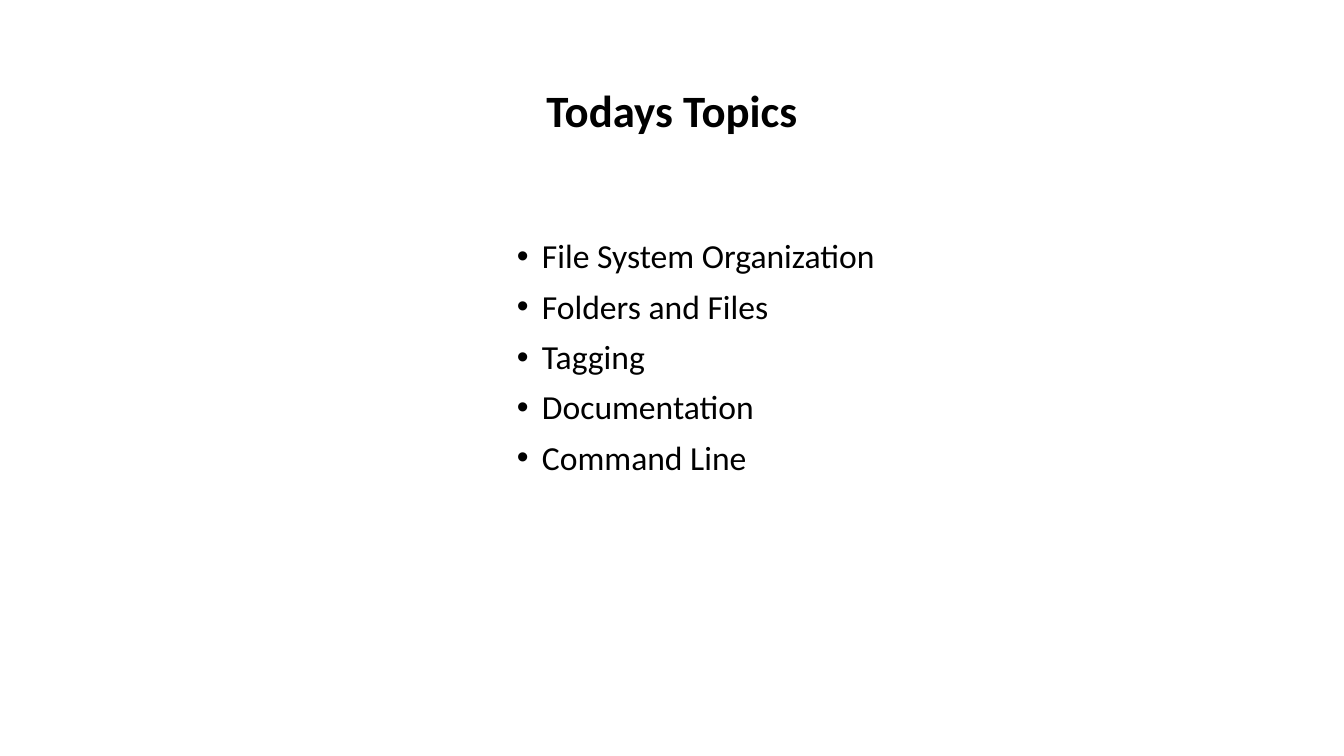
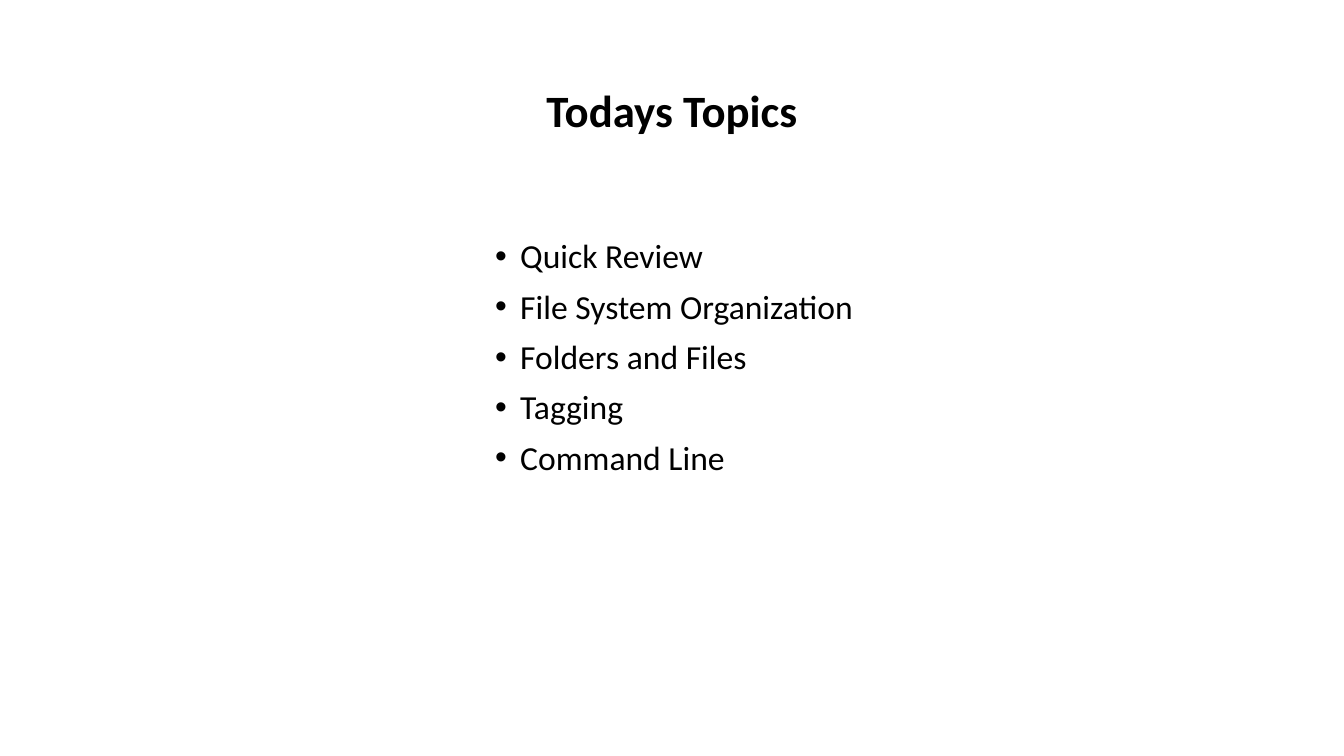
Before and after one commit to tibbben/teaching.data.literacy, a slide deck: slide 2 of UM_DataManagementClass/Lessons/04/04_FirstMeeting.pptx. Drawn at 1344x756 pixels with LibreOffice and Linux fonts; fonts in the diff are those of the drawing. Boxes give left, top, right and bottom in pixels: in the first picture for what was removed or moved away, otherwise in the second. Text is boxed around its words. In the diff, an @@ line names an element or a change of style, - is before the commit and + after.

```diff
--- a/UM_DataManagementClass/Lessons/04/04_FirstMeeting.pptx
+++ b/UM_DataManagementClass/Lessons/04/04_FirstMeeting.pptx
@@ text "Quick Review": place and size @@
-text "Quick Review" at (542,244,875,471)
+text "Quick Review" at (520,244,853,471)
@@ text at (520,244,703,273): paragraph added @@
+• Quick Review
@@ text at (542,395,754,420): paragraph removed @@
-• Documentation
```
Also in this commit, not shown: 8 other slides changed, 1 slide removed, 1 other file.
